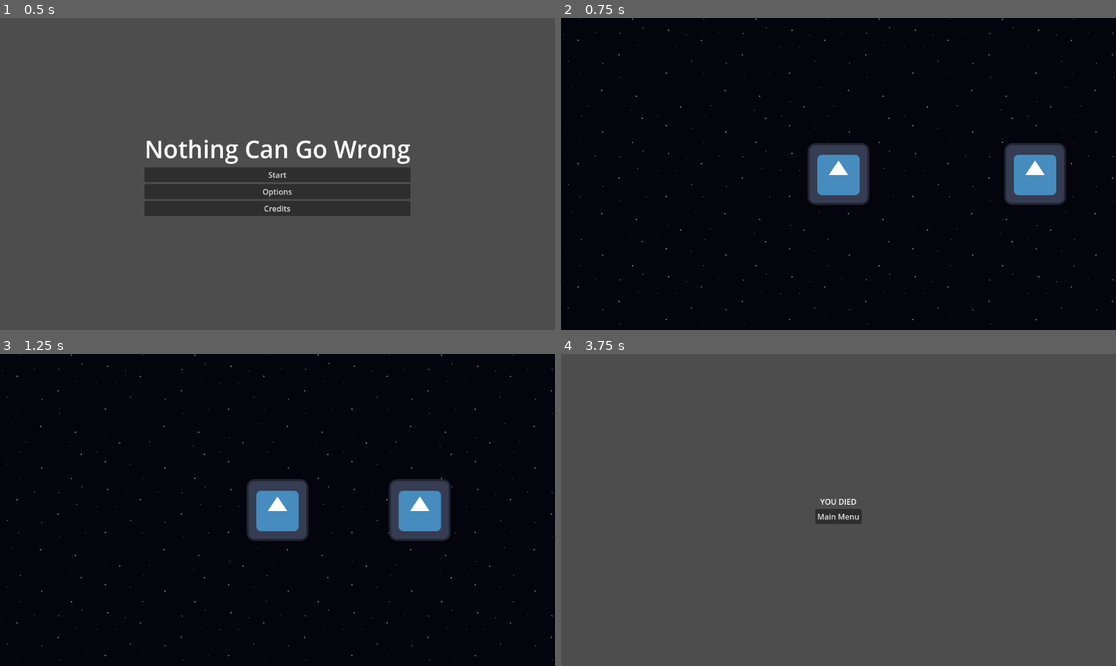
Above: before the commit, frames 1-4 (two rows, left to right).
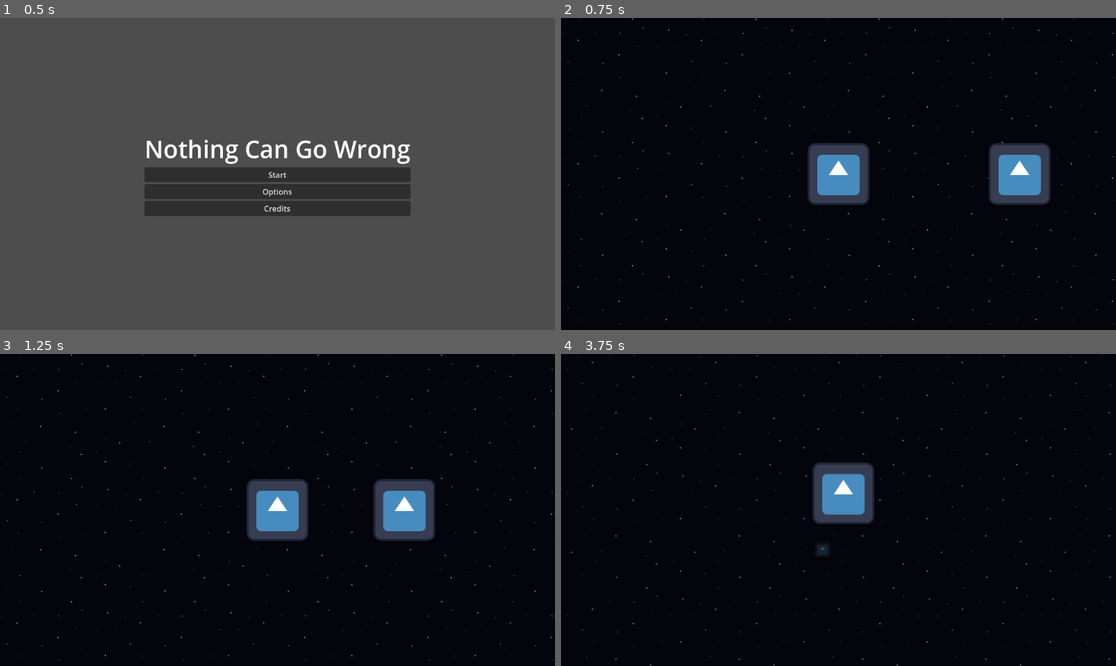
Above: after the commit, the same moments.

Repository: WinterAtne/Game-Jam
Game: Godot game, scene res://scenes/main.tscn
Same seed, same stepped clock (60 frames per second), same inputs: the game is played once before the commit and once after it. The engine's default icon, where the game draws it, is replaced by a stand-in: a white triangle on a blue panel in a dark square.
Inputs (mouse positions are in pixels of both pictures, inside the frame that each line leads up to):
- Up to frame 1 (0.5 s): no input
- Up to frame 2 (0.75 s): click "Start" at 0.5 s
- Up to frame 3 (1.25 s): no input
- Up to frame 4 (3.75 s): move the mouse to (960, 494) at 1.27 s; hold D (right) 1.28-2.03 s; click (960, 494) at 1.35 s; move the mouse to (727, 525) at 2.02 s; hold Down (down) 2.03-2.78 s; click (727, 525) at 2.1 s; move the mouse to (894, 441) at 2.77 s; hold D (right) 2.78-3.53 s; click (894, 441) at 2.85 s; move the mouse to (810, 572) at 3.52 s; hold W (up) from 3.53 s (still down); click (810, 572) at 3.6 s

Frame 1 is identical in both runs. In frame 2, 1.7% of the frame differs, in the area x 77-91%, y 40-60%; in frame 3, 1.7%; in frame 4, 99%, in the area x 0-100%, y 0-100%.

Commit message:
Fixed bugs related to health on damageables

Diff:
--- a/scenes/damageable.gd
+++ b/scenes/damageable.gd
@@ -4,12 +4,11 @@
 signal took_damage(attacker : Damager, new_health : int, direction : Vector2)
 signal died()
 
-@export var max_health : int = 5
-var current_health : int
+@export var max_health : int
+@onready var current_health : int = max_health
 
 func _init() -> void:
 	area_entered.connect(_on_area_entered)
-	current_health = max_health
 
 func _on_area_entered(attacker: Area2D) -> void:
 	if attacker is Damager:
--- a/scenes/enemy.tscn
+++ b/scenes/enemy.tscn
@@ -5,8 +5,8 @@
 [ext_resource type="Texture2D" uid="uid://cso7f0i4tbihh" path="res://asssets/icon.svg" id="2_8asml"]
 [ext_resource type="Script" path="res://scenes/damager.gd" id="4_vv03q"]
 
-[sub_resource type="CircleShape2D" id="CircleShape2D_50f36"]
-radius = 65.123
+[sub_resource type="RectangleShape2D" id="RectangleShape2D_7m6sp"]
+size = Vector2(126, 126)
 
 [sub_resource type="CircleShape2D" id="CircleShape2D_bxyin"]
 radius = 63.8122
@@ -21,9 +21,11 @@
 
 [node name="Damageable" type="Area2D" parent="."]
 script = ExtResource("1_4gxbq")
+max_health = 2
 
 [node name="CollisionShape2D" type="CollisionShape2D" parent="Damageable"]
-shape = SubResource("CircleShape2D_50f36")
+position = Vector2(1, 0)
+shape = SubResource("RectangleShape2D_7m6sp")
 
 [node name="Sprite2D" type="Sprite2D" parent="."]
 texture = ExtResource("2_8asml")
--- a/scenes/level.tscn
+++ b/scenes/level.tscn
@@ -10,8 +10,8 @@
 
 [node name="Player" parent="." instance=ExtResource("1_gxo64")]
 
-[node name="TestDummy" parent="." instance=ExtResource("3_xslmb")]
-position = Vector2(453, 0)
+[node name="Enemy" parent="." instance=ExtResource("3_xslmb")]
+position = Vector2(421, 0)
 
 [node name="TextureRect" type="Parallax2D" parent="."]
 show_behind_parent = true
@@ -20,5 +20,3 @@
 
 [node name="Sprite2D" type="Sprite2D" parent="TextureRect"]
 texture = ExtResource("4_fl1cp")
-
-[connection signal="died" from="Player" to="." method="end_game"]
--- a/scenes/player.tscn
+++ b/scenes/player.tscn
@@ -6,14 +6,14 @@
 [ext_resource type="Script" path="res://scenes/damageable.gd" id="4_s10mj"]
 
 [sub_resource type="CircleShape2D" id="CircleShape2D_wa74q"]
-radius = 63.1506
+radius = 54.0093
 
 [sub_resource type="CircleShape2D" id="CircleShape2D_37oti"]
 radius = 64.405
 
 [node name="Player" type="CharacterBody2D"]
-collision_layer = 32769
-collision_mask = 32769
+collision_layer = 32768
+collision_mask = 32768
 script = ExtResource("1_r8t1g")
 
 [node name="Sprite" type="Sprite2D" parent="."]
@@ -31,7 +31,7 @@
 collision_layer = 32768
 collision_mask = 32768
 script = ExtResource("4_s10mj")
-max_health = 1000
+max_health = 5
 
 [node name="CollisionShape2D" type="CollisionShape2D" parent="Damageable"]
 shape = SubResource("CircleShape2D_37oti")
